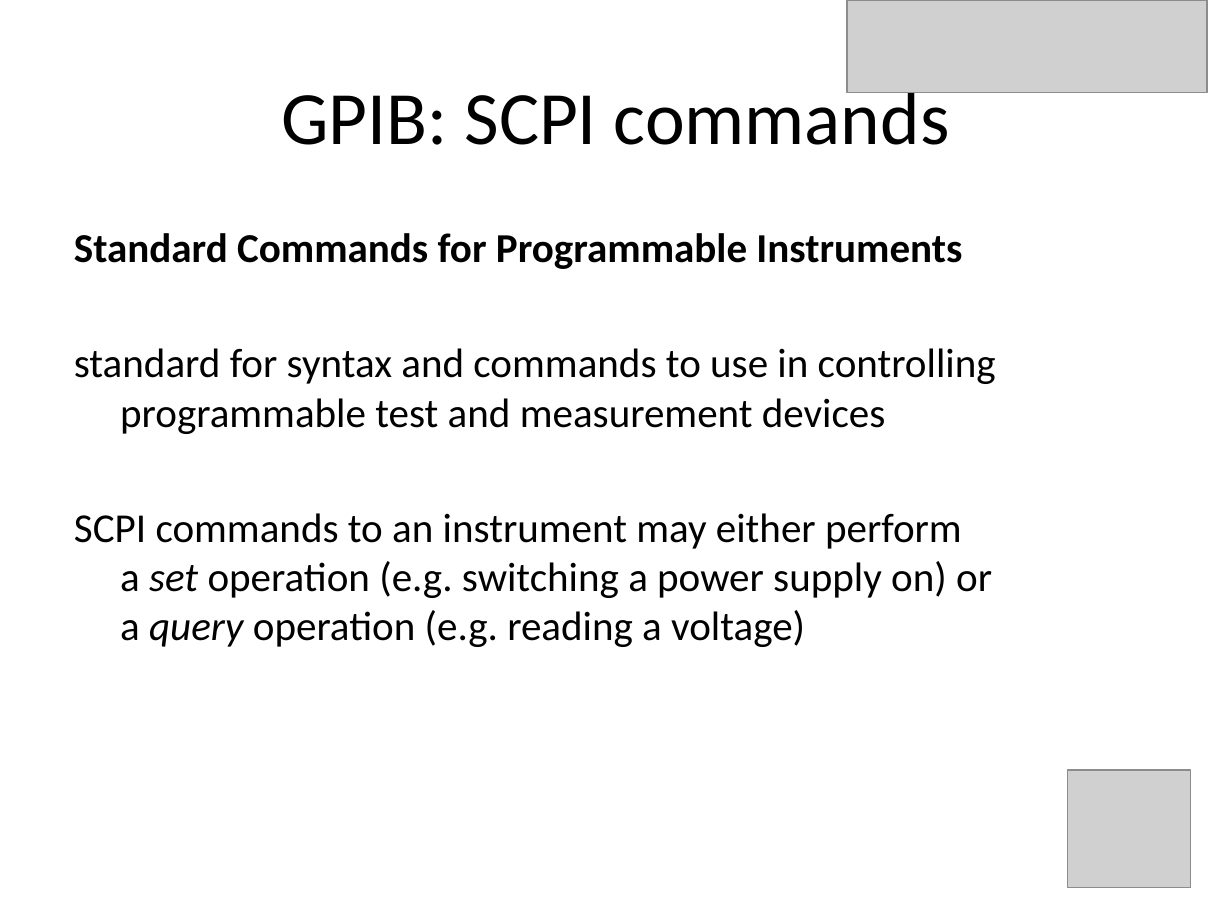
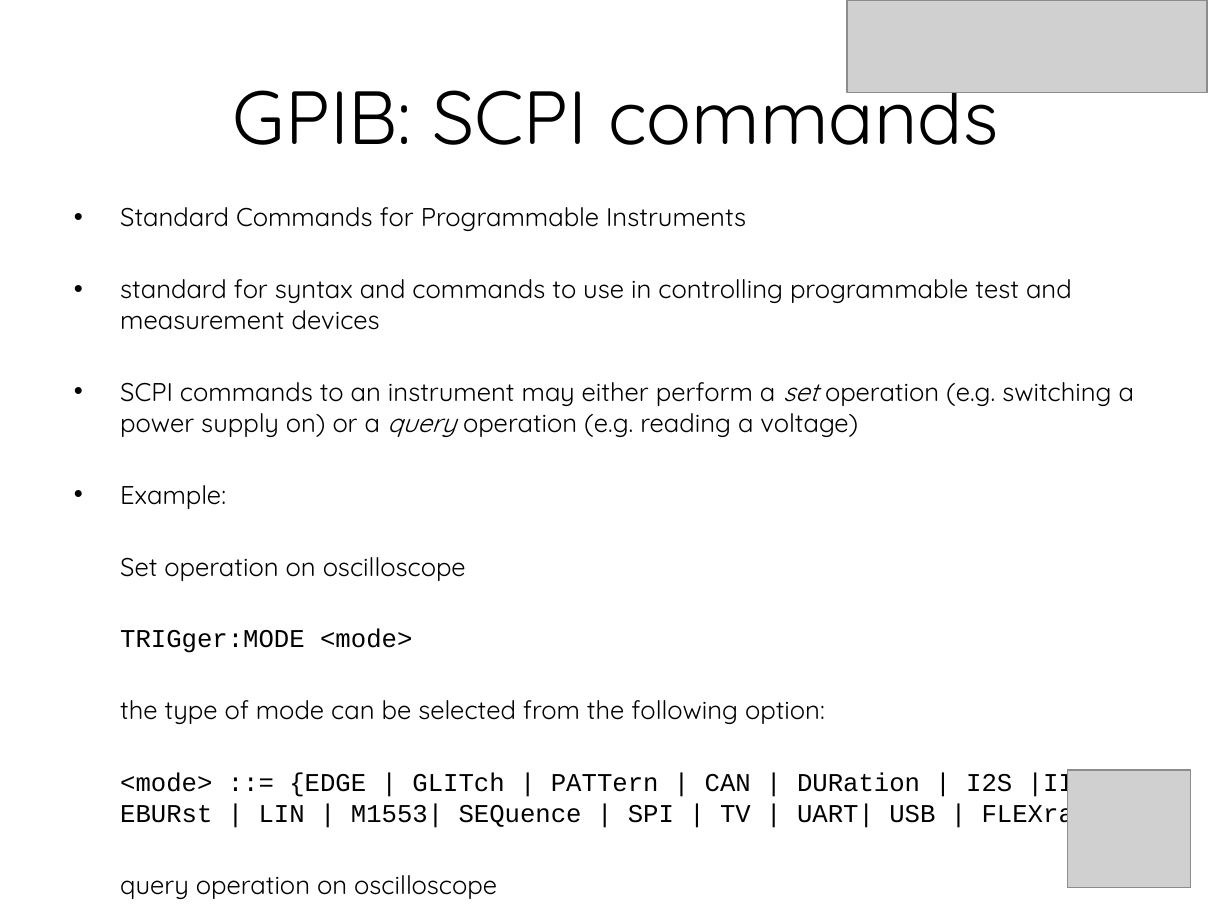
Before and after one commit to doctoboggan/DeathRay, a slide deck: slide 14 of manuals/desReview.pptx (slide 13 before the commit). Drawn at 1232x924 pixels with LibreOffice and Linux fonts; fonts in the diff are those of the drawing; grey boxes stand for pictures. Boxes give left, top, right and bottom in pixels: in the first picture for what was removed or moved away, otherwise in the second. Text is boxed around its words. In the diff, an @@ line names an element or a change of style, - is before the commit and + after.

```diff
--- a/manuals/desReview.pptx
+++ b/manuals/desReview.pptx
@@ title "GPIB: SCPI commands" at <box>233,66,998,145</box>: font Calibri to Quicksand @@
@@ text "Standard Commands for Programmable Instruments": place and size @@
-text "Standard Commands for Programmable Instruments" at <box>74,233,996,647</box>
+text "Standard Commands for Programmable Instruments" at <box>120,207,1134,830</box>
@@ text at <box>120,207,1134,437</box>: size 24 to 15 pt, font Calibri to Quicksand in "Standard Commands for Programmable Instruments", "standard for syntax and commands to use ...", "SCPI commands to an instrument may either ..."; bold off in "Standard Commands for Programmable Instruments"; bullet none to •; less space between paragraphs @@
@@ text at <box>120,485,1105,830</box>: paragraphs added @@
+• Example:
+Set operation on oscilloscope
+TRIGger:MODE <mode>
+the type of mode can be selected from the following option:
+<mode> ::= {EDGE | GLITch | PATTern | CAN | DURation | I2S |IIC | EBURst | LIN | M1553| SEQuence | SPI | TV | UART| USB | FLEXray}
+query operation on oscilloscope
+TRIG:MODE?
```
Also in this commit, not shown: 18 other slides changed, 1 slide added.
